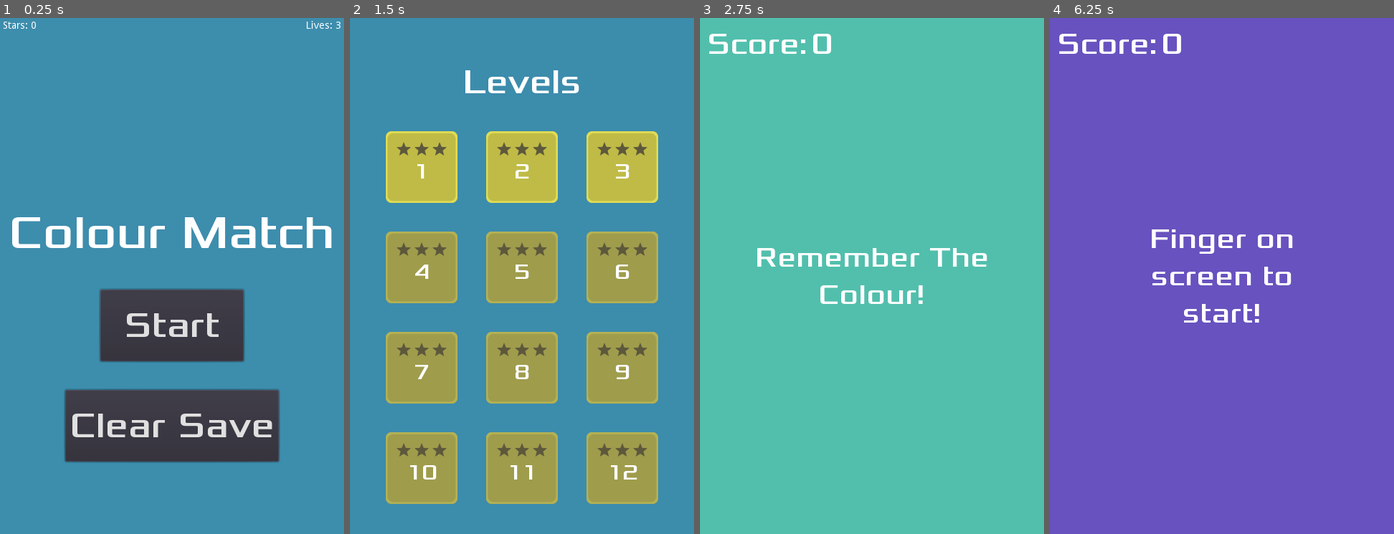
Above: before the commit, frames 1-4 (left to right).
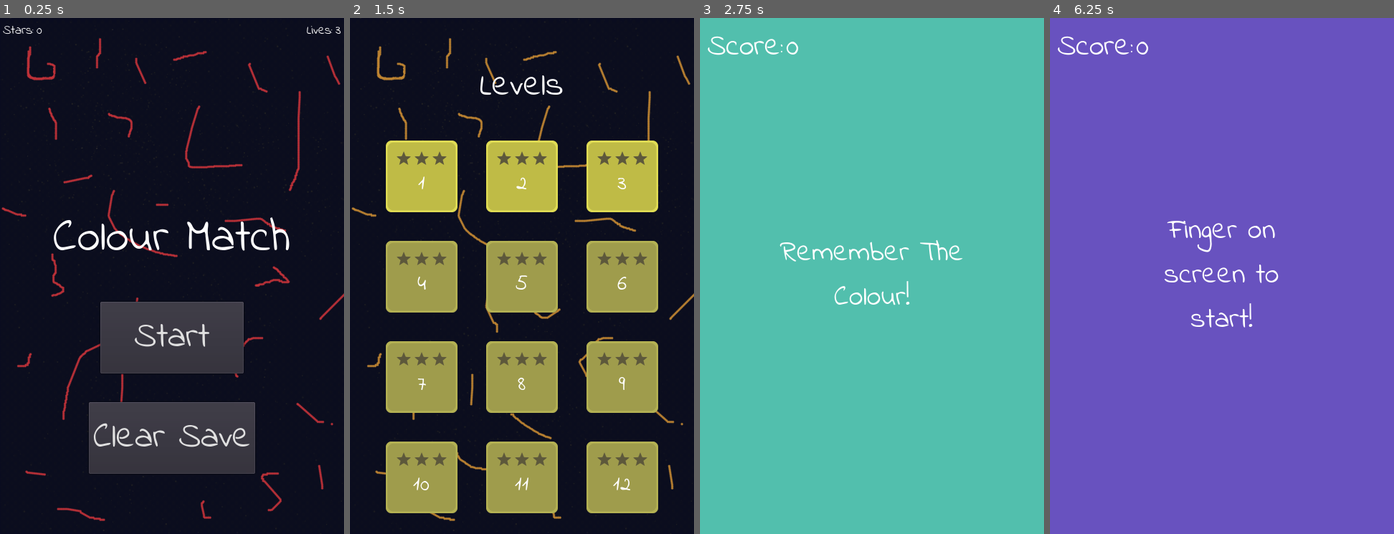
Above: after the commit, the same moments.

Repository: JBonser/colour-match
Game: Godot game, scene res://Main.tscn
The game is run twice, just before and just after one commit, with the same random seed, the same clock (stepped at 60 frames per second) and the same inputs.
Inputs (mouse positions are in pixels of both pictures, inside the frame that each line leads up to; where the layout moved, square brackets give the same spot in the first picture):
- Up to frame 1 (0.25 s): no input
- Up to frame 2 (1.5 s): click "Clear Save" at 0.5 s; click "Start" at 1.25 s
- Up to frame 3 (2.75 s): click (772, 177) [772, 167] at 2 s
- Up to frame 4 (6.25 s): tap Enter at 2.75, 4.25, 5.75 s; move the mouse to (1297, 250) at 2.77 s; click (1297, 250) at 2.85 s; tap Space at 3.5, 5 s; move the mouse to (1153, 301) at 3.52 s; click (1153, 301) at 3.6 s; move the mouse to (1256, 162) at 4.27 s; click (1256, 162) at 4.35 s; move the mouse to (1204, 379) at 5.02 s; click (1204, 379) at 5.1 s; move the mouse to (1325, 353) at 5.77 s; click (1325, 353) at 5.85 s

The runs differ from the first frame. In frame 1, 91% of the frame differs, in the area x 0-100%, y 0-100%; in frame 2, 75%; in frame 3, 2.4%; in frame 4, 2.6%.

Commit message:
Added new font and UI Background

Diff:
--- a/Collectable.tscn
+++ b/Collectable.tscn
@@ -62,7 +62,7 @@
 custom_solver_bias = 0.0
 radius = 10.0
 
-[node name="Collectable" type="Area2D" index="0"]
+[node name="Collectable" type="Area2D"]
 
 input_pickable = true
 gravity_vec = Vector2( 0, 1 )
--- /dev/null
+++ b/ColourChangeBackground.gd
@@ -0,0 +1,12 @@
+extends ColorRect
+
+export(float) var speed = 0.04
+
+func _ready():
+	randomize()
+	self.color.h = rand_range(0,1)
+
+func _process(delta):
+    self.color.h += delta * speed
+    if self.color.h > 1.0:
+        self.color.h - 1.0
--- /dev/null
+++ b/ColourChangeBackground.tscn
@@ -0,0 +1,37 @@
+[gd_scene load_steps=3 format=2]
+
+[ext_resource path="res://ColourChangeBackground.gd" type="Script" id=1]
+[ext_resource path="res://artwork/title_bg.png" type="Texture" id=2]
+
+[node name="ColourChangeBackground" type="ColorRect"]
+
+anchor_left = 0.0
+anchor_top = 0.0
+anchor_right = 1.0
+anchor_bottom = 1.0
+rect_pivot_offset = Vector2( 0, 0 )
+rect_clip_content = false
+mouse_filter = 0
+mouse_default_cursor_shape = 0
+size_flags_horizontal = 1
+size_flags_vertical = 1
+color = Color( 0.753906, 0.194366, 0.194366, 1 )
+script = ExtResource( 1 )
+speed = 0.04
+
+[node name="Background" type="TextureRect" parent="." index="0"]
+
+anchor_left = 0.0
+anchor_top = 0.0
+anchor_right = 1.0
+anchor_bottom = 1.0
+rect_pivot_offset = Vector2( 0, 0 )
+rect_clip_content = false
+mouse_filter = 1
+mouse_default_cursor_shape = 0
+size_flags_horizontal = 3
+size_flags_vertical = 3
+texture = ExtResource( 2 )
+expand = true
+stretch_mode = 0
+_sections_unfolded = [ "Size Flags" ]
--- a/HUD.tscn
+++ b/HUD.tscn
@@ -1,6 +1,6 @@
 [gd_scene load_steps=3 format=2]
 
-[ext_resource path="res://fonts/Xolonium-Regular.ttf" type="DynamicFontData" id=1]
+[ext_resource path="res://fonts/Indie_Flower/IndieFlower.ttf" type="DynamicFontData" id=1]
 
 [sub_resource type="DynamicFont" id=1]
 
@@ -10,8 +10,9 @@
 font_data = ExtResource( 1 )
 _sections_unfolded = [ "Extra Spacing", "Font", "Settings" ]
 
-[node name="HUD" type="MarginContainer" index="0"]
+[node name="HUD" type="MarginContainer"]
 
+editor/display_folded = true
 anchor_left = 0.0
 anchor_top = 0.0
 anchor_right = 0.0
@@ -36,8 +37,8 @@
 anchor_bottom = 0.0
 margin_left = 10.0
 margin_top = 10.0
-margin_right = 185.0
-margin_bottom = 62.0
+margin_right = 138.0
+margin_bottom = 72.0
 rect_pivot_offset = Vector2( 0, 0 )
 rect_clip_content = false
 mouse_filter = 1
@@ -53,8 +54,8 @@
 anchor_top = 0.0
 anchor_right = 0.0
 anchor_bottom = 0.0
-margin_right = 141.0
-margin_bottom = 52.0
+margin_right = 106.0
+margin_bottom = 62.0
 rect_pivot_offset = Vector2( 0, 0 )
 rect_clip_content = false
 mouse_filter = 2
@@ -74,9 +75,9 @@
 anchor_top = 0.0
 anchor_right = 0.0
 anchor_bottom = 0.0
-margin_left = 145.0
-margin_right = 175.0
-margin_bottom = 52.0
+margin_left = 110.0
+margin_right = 128.0
+margin_bottom = 62.0
 rect_pivot_offset = Vector2( 0, 0 )
 rect_clip_content = false
 mouse_filter = 2
--- a/Level.tscn
+++ b/Level.tscn
@@ -1,14 +1,12 @@
 [gd_scene load_steps=6 format=2]
 
 [ext_resource path="res://Level.gd" type="Script" id=1]
-[ext_resource path="res://fonts/Xolonium-Regular.ttf" type="DynamicFontData" id=2]
+[ext_resource path="res://fonts/Indie_Flower/IndieFlower.ttf" type="DynamicFontData" id=2]
 [ext_resource path="res://HUD.tscn" type="PackedScene" id=3]
 
 [sub_resource type="DynamicFont" id=1]
 
 size = 40
-outline_size = 0
-outline_color = Color( 1, 1, 1, 1 )
 use_mipmaps = false
 use_filter = true
 font_data = ExtResource( 2 )
@@ -22,12 +20,14 @@
 }
 
 [node name="Level" type="Node"]
+
 pause_mode = 1
 script = ExtResource( 1 )
 _sections_unfolded = [ "Pause", "Transform", "Visibility" ]
 LevelColour = Color( 0.32549, 0.752941, 0.682353, 1 )
 
-[node name="LevelBackground" type="ColorRect" parent="."]
+[node name="LevelBackground" type="ColorRect" parent="." index="0"]
+
 anchor_left = 0.0
 anchor_top = 0.0
 anchor_right = 1.0
@@ -44,13 +44,15 @@
 "_edit_lock_": true
 }
 
-[node name="ColourShowTimer" type="Timer" parent="."]
+[node name="ColourShowTimer" type="Timer" parent="." index="1"]
+
 process_mode = 1
 wait_time = 4.0
 one_shot = true
 autostart = false
 
-[node name="MessageLabel" type="Label" parent="."]
+[node name="MessageLabel" type="Label" parent="." index="2"]
+
 anchor_left = 0.5
 anchor_top = 0.5
 anchor_right = 0.5
@@ -78,19 +80,21 @@
 "_edit_lock_": true
 }
 
-[node name="HUD" parent="." instance=ExtResource( 3 )]
+[node name="HUD" parent="." index="3" instance=ExtResource( 3 )]
+
 margin_right = 195.0
 margin_bottom = 72.0
 
-[node name="CollectablePath" type="Path2D" parent="."]
-editor/display_folded = true
+[node name="CollectablePath" type="Path2D" parent="." index="4"]
+
 self_modulate = Color( 0.5, 0.6, 1, 0.7 )
-position = Vector2( 3.8147e-06, 2 )
+position = Vector2( 3.8147e-006, 2 )
 scale = Vector2( 1, 0.966667 )
 curve = SubResource( 2 )
 _sections_unfolded = [ "Transform" ]
 
-[node name="CollectableSpawnLocation" type="PathFollow2D" parent="CollectablePath"]
+[node name="CollectableSpawnLocation" type="PathFollow2D" parent="CollectablePath" index="0"]
+
 position = Vector2( 420, 91.0345 )
 rotation = 1.5708
 offset = 0.0
@@ -101,11 +105,13 @@
 loop = true
 lookahead = 4.0
 
-[node name="CollectableTimer" type="Timer" parent="."]
+[node name="CollectableTimer" type="Timer" parent="." index="5"]
+
 process_mode = 1
 wait_time = 2.0
 one_shot = false
 autostart = false
 
 [connection signal="timeout" from="ColourShowTimer" to="." method="_on_ColourShowTimer_timeout"]
+
 [connection signal="timeout" from="CollectableTimer" to="." method="_on_CollectableTimer_timeout"]
--- a/LevelButton.tscn
+++ b/LevelButton.tscn
@@ -4,19 +4,18 @@
 [ext_resource path="res://artwork/level_button_disabled.png" type="Texture" id=2]
 [ext_resource path="res://LevelButton.gd" type="Script" id=3]
 [ext_resource path="res://artwork/star_empty_small.png" type="Texture" id=4]
-[ext_resource path="res://fonts/Xolonium-Regular.ttf" type="DynamicFontData" id=5]
+[ext_resource path="res://fonts/Indie_Flower/IndieFlower.ttf" type="DynamicFontData" id=5]
 
 [sub_resource type="DynamicFont" id=1]
 
 size = 30
-outline_size = 0
-outline_color = Color( 1, 1, 1, 1 )
 use_mipmaps = false
 use_filter = true
 font_data = ExtResource( 5 )
 _sections_unfolded = [ "Font", "Settings" ]
 
 [node name="LevelButton" type="TextureButton"]
+
 anchor_left = 0.0
 anchor_top = 0.0
 anchor_right = 0.0
@@ -45,8 +44,8 @@
 LevelStar3Score = 0
 Number = "0"
 
-[node name="MarginContainer" type="MarginContainer" parent="."]
-editor/display_folded = true
+[node name="MarginContainer" type="MarginContainer" parent="." index="0"]
+
 anchor_left = 0.0
 anchor_top = 0.0
 anchor_right = 1.0
@@ -63,8 +62,8 @@
 custom_constants/margin_bottom = 5
 _sections_unfolded = [ "Mouse", "custom_constants" ]
 
-[node name="VBoxContainer" type="VBoxContainer" parent="MarginContainer"]
-editor/display_folded = true
+[node name="VBoxContainer" type="VBoxContainer" parent="MarginContainer" index="0"]
+
 anchor_left = 0.0
 anchor_top = 0.0
 anchor_right = 0.0
@@ -81,7 +80,8 @@
 size_flags_vertical = 1
 alignment = 0
 
-[node name="Stars" type="HBoxContainer" parent="MarginContainer/VBoxContainer"]
+[node name="Stars" type="HBoxContainer" parent="MarginContainer/VBoxContainer" index="0"]
+
 editor/display_folded = true
 anchor_left = 0.0
 anchor_top = 0.0
@@ -99,7 +99,8 @@
 alignment = 1
 _sections_unfolded = [ "Margin", "Rect", "Size Flags", "custom_constants" ]
 
-[node name="Star1" type="TextureRect" parent="MarginContainer/VBoxContainer/Stars"]
+[node name="Star1" type="TextureRect" parent="MarginContainer/VBoxContainer/Stars" index="0"]
+
 anchor_left = 0.0
 anchor_top = 0.0
 anchor_right = 0.0
@@ -117,7 +118,8 @@
 stretch_mode = 0
 _sections_unfolded = [ "Mouse", "Size Flags" ]
 
-[node name="Star2" type="TextureRect" parent="MarginContainer/VBoxContainer/Stars"]
+[node name="Star2" type="TextureRect" parent="MarginContainer/VBoxContainer/Stars" index="1"]
+
 anchor_left = 0.0
 anchor_top = 0.0
 anchor_right = 0.0
@@ -134,7 +136,8 @@
 texture = ExtResource( 4 )
 stretch_mode = 0
 
-[node name="Star3" type="TextureRect" parent="MarginContainer/VBoxContainer/Stars"]
+[node name="Star3" type="TextureRect" parent="MarginContainer/VBoxContainer/Stars" index="2"]
+
 anchor_left = 0.0
 anchor_top = 0.0
 anchor_right = 0.0
@@ -151,7 +154,8 @@
 texture = ExtResource( 4 )
 stretch_mode = 0
 
-[node name="LevelNumber" type="Label" parent="MarginContainer/VBoxContainer"]
+[node name="LevelNumber" type="Label" parent="MarginContainer/VBoxContainer" index="1"]
+
 anchor_left = 0.0
 anchor_top = 0.0
 anchor_right = 0.0
--- a/LevelScreen.tscn
+++ b/LevelScreen.tscn
@@ -1,35 +1,29 @@
-[gd_scene load_steps=4 format=2]
+[gd_scene load_steps=5 format=2]
 
-[ext_resource path="res://fonts/Xolonium-Regular.ttf" type="DynamicFontData" id=1]
-[ext_resource path="res://LevelButtonRow.tscn" type="PackedScene" id=2]
+[ext_resource path="res://ColourChangeBackground.tscn" type="PackedScene" id=1]
+[ext_resource path="res://fonts/Indie_Flower/IndieFlower.ttf" type="DynamicFontData" id=2]
+[ext_resource path="res://LevelButtonRow.tscn" type="PackedScene" id=3]
 
 [sub_resource type="DynamicFont" id=1]
 
 size = 48
-outline_size = 0
-outline_color = Color( 1, 1, 1, 1 )
 use_mipmaps = false
 use_filter = false
-font_data = ExtResource( 1 )
+font_data = ExtResource( 2 )
 _sections_unfolded = [ "Font", "Settings" ]
 
 [node name="LevelScreen" type="Node"]
+
 _sections_unfolded = [ "Transform", "Visibility", "Z Index" ]
 
-[node name="Background" type="ColorRect" parent="."]
-anchor_left = 0.0
-anchor_top = 0.0
-anchor_right = 1.0
-anchor_bottom = 1.0
-rect_pivot_offset = Vector2( 0, 0 )
-rect_clip_content = false
-mouse_filter = 0
-mouse_default_cursor_shape = 0
-size_flags_horizontal = 1
-size_flags_vertical = 1
-color = Color( 0.239216, 0.552941, 0.678431, 1 )
+[node name="ColourChangeBackground" parent="." index="0" instance=ExtResource( 1 )]
 
-[node name="MarginContainer" type="MarginContainer" parent="."]
+size_flags_horizontal = 3
+size_flags_vertical = 3
+_sections_unfolded = [ "Size Flags" ]
+
+[node name="MarginContainer" type="MarginContainer" parent="." index="1"]
+
 anchor_left = 0.0
 anchor_top = 0.0
 anchor_right = 1.0
@@ -46,15 +40,16 @@
 custom_constants/margin_bottom = 20
 _sections_unfolded = [ "Anchor", "Margin", "Material", "Mouse", "Rect", "Size Flags", "Visibility", "custom_constants" ]
 
-[node name="VBoxContainer" type="VBoxContainer" parent="MarginContainer"]
+[node name="VBoxContainer" type="VBoxContainer" parent="MarginContainer" index="0"]
+
 anchor_left = 0.0
 anchor_top = 0.0
 anchor_right = 0.0
 anchor_bottom = 0.0
 margin_left = 20.0
 margin_top = 60.0
-margin_right = 460.0
-margin_bottom = 700.0
+margin_right = 940.0
+margin_bottom = 1420.0
 rect_pivot_offset = Vector2( 0, 0 )
 rect_clip_content = false
 mouse_filter = 1
@@ -65,13 +60,14 @@
 alignment = 0
 _sections_unfolded = [ "Mouse", "custom_constants" ]
 
-[node name="LevelsLabel" type="Label" parent="MarginContainer/VBoxContainer"]
+[node name="LevelsLabel" type="Label" parent="MarginContainer/VBoxContainer" index="0"]
+
 anchor_left = 0.0
 anchor_top = 0.0
 anchor_right = 0.0
 anchor_bottom = 0.0
-margin_right = 440.0
-margin_bottom = 58.0
+margin_right = 920.0
+margin_bottom = 71.0
 rect_pivot_offset = Vector2( 0, 0 )
 rect_clip_content = false
 mouse_filter = 2
@@ -87,29 +83,33 @@
 max_lines_visible = -1
 _sections_unfolded = [ "custom_constants", "custom_fonts" ]
 
-[node name="RowLevels1" parent="MarginContainer/VBoxContainer" instance=ExtResource( 2 )]
+[node name="RowLevels1" parent="MarginContainer/VBoxContainer" index="1" instance=ExtResource( 3 )]
+
 anchor_right = 0.0
-margin_top = 98.0
-margin_right = 440.0
-margin_bottom = 98.0
+margin_top = 111.0
+margin_right = 920.0
+margin_bottom = 111.0
 
-[node name="RowLevels2" parent="MarginContainer/VBoxContainer" instance=ExtResource( 2 )]
+[node name="RowLevels2" parent="MarginContainer/VBoxContainer" index="2" instance=ExtResource( 3 )]
+
 anchor_right = 0.0
-margin_top = 138.0
-margin_right = 440.0
-margin_bottom = 138.0
+margin_top = 151.0
+margin_right = 920.0
+margin_bottom = 151.0
 starting_level_number = 4
 
-[node name="RowLevels3" parent="MarginContainer/VBoxContainer" instance=ExtResource( 2 )]
+[node name="RowLevels3" parent="MarginContainer/VBoxContainer" index="3" instance=ExtResource( 3 )]
+
 anchor_right = 0.0
-margin_top = 178.0
-margin_right = 440.0
-margin_bottom = 178.0
+margin_top = 191.0
+margin_right = 920.0
+margin_bottom = 191.0
 starting_level_number = 7
 
-[node name="RowLevels4" parent="MarginContainer/VBoxContainer" instance=ExtResource( 2 )]
+[node name="RowLevels4" parent="MarginContainer/VBoxContainer" index="4" instance=ExtResource( 3 )]
+
 anchor_right = 0.0
-margin_top = 218.0
-margin_right = 440.0
-margin_bottom = 218.0
+margin_top = 231.0
+margin_right = 920.0
+margin_bottom = 231.0
 starting_level_number = 10
--- a/Main.tscn
+++ b/Main.tscn
@@ -1,49 +1,41 @@
-[gd_scene load_steps=6 format=2]
+[gd_scene load_steps=7 format=2]
 
 [ext_resource path="res://Main.gd" type="Script" id=1]
-[ext_resource path="res://StatsBar.tscn" type="PackedScene" id=2]
-[ext_resource path="res://fonts/Xolonium-Regular.ttf" type="DynamicFontData" id=3]
+[ext_resource path="res://ColourChangeBackground.tscn" type="PackedScene" id=2]
+[ext_resource path="res://StatsBar.tscn" type="PackedScene" id=3]
+[ext_resource path="res://fonts/Indie_Flower/IndieFlower.ttf" type="DynamicFontData" id=4]
 
 [sub_resource type="DynamicFont" id=1]
 
 size = 65
-outline_size = 0
-outline_color = Color( 1, 1, 1, 1 )
 use_mipmaps = false
 use_filter = false
-font_data = ExtResource( 3 )
+font_data = ExtResource( 4 )
 _sections_unfolded = [ "Extra Spacing", "Font", "Settings" ]
 
 [sub_resource type="DynamicFont" id=2]
 
 size = 50
-outline_size = 0
-outline_color = Color( 1, 1, 1, 1 )
 use_mipmaps = false
 use_filter = false
-font_data = ExtResource( 3 )
+font_data = ExtResource( 4 )
 _sections_unfolded = [ "Font", "Settings" ]
 
-[node name="Main" type="Node"]
+[node name="Main" type="Node" index="0"]
+
 script = ExtResource( 1 )
 
-[node name="Background" type="ColorRect" parent="."]
-anchor_left = 0.0
-anchor_top = 0.0
-anchor_right = 1.0
-anchor_bottom = 1.0
-rect_pivot_offset = Vector2( 0, 0 )
-rect_clip_content = false
-mouse_filter = 0
-mouse_default_cursor_shape = 0
-size_flags_horizontal = 1
-size_flags_vertical = 1
-color = Color( 0.241608, 0.556478, 0.679688, 1 )
-_sections_unfolded = [ "Anchor", "Margin", "Rect", "Size Flags" ]
+[node name="ColourChangeBackground" parent="." index="0" instance=ExtResource( 2 )]
 
-[node name="StatsBar" parent="." instance=ExtResource( 2 )]
+editor/display_folded = true
 
-[node name="VBoxContainer" type="VBoxContainer" parent="."]
+[node name="StatsBar" parent="." index="1" instance=ExtResource( 3 )]
+
+margin_bottom = 22.0
+
+[node name="VBoxContainer" type="VBoxContainer" parent="." index="2"]
+
+editor/display_folded = true
 anchor_left = 0.0
 anchor_top = 0.0
 anchor_right = 1.0
@@ -59,13 +51,14 @@
 alignment = 0
 _sections_unfolded = [ "custom_constants" ]
 
-[node name="Title" type="Label" parent="VBoxContainer"]
+[node name="Title" type="Label" parent="VBoxContainer" index="0"]
+
 anchor_left = 0.0
 anchor_top = 0.0
 anchor_right = 0.0
 anchor_bottom = 0.0
 margin_right = 480.0
-margin_bottom = 79.0
+margin_bottom = 96.0
 rect_pivot_offset = Vector2( 0, 0 )
 rect_clip_content = false
 mouse_filter = 2
@@ -81,15 +74,16 @@
 max_lines_visible = -1
 _sections_unfolded = [ "custom_fonts" ]
 
-[node name="StartButton" type="Button" parent="VBoxContainer"]
+[node name="StartButton" type="Button" parent="VBoxContainer" index="1"]
+
 anchor_left = 0.0
 anchor_top = 0.0
 anchor_right = 0.0
 anchor_bottom = 0.0
 margin_left = 140.0
-margin_top = 119.0
+margin_top = 136.0
 margin_right = 340.0
-margin_bottom = 219.0
+margin_bottom = 236.0
 rect_min_size = Vector2( 200, 100 )
 rect_pivot_offset = Vector2( 0, 0 )
 rect_clip_content = false
@@ -108,15 +102,16 @@
 align = 1
 _sections_unfolded = [ "Margin", "Size Flags", "custom_fonts" ]
 
-[node name="ClearSaveButton" type="Button" parent="VBoxContainer"]
+[node name="ClearSaveButton" type="Button" parent="VBoxContainer" index="2"]
+
 anchor_left = 0.0
 anchor_top = 0.0
 anchor_right = 0.0
 anchor_bottom = 0.0
-margin_left = 91.0
-margin_top = 259.0
-margin_right = 389.0
-margin_bottom = 359.0
+margin_left = 124.0
+margin_top = 276.0
+margin_right = 356.0
+margin_bottom = 376.0
 rect_min_size = Vector2( 200, 100 )
 rect_pivot_offset = Vector2( 0, 0 )
 rect_clip_content = false
@@ -136,4 +131,8 @@
 _sections_unfolded = [ "Margin", "Size Flags", "custom_fonts" ]
 
 [connection signal="pressed" from="VBoxContainer/StartButton" to="." method="_on_StartButton_pressed"]
+
 [connection signal="pressed" from="VBoxContainer/ClearSaveButton" to="." method="_on_ClearSaveButton_pressed"]
+
+
+[editable path="ColourChangeBackground"]
--- a/ScoreScreen.tscn
+++ b/ScoreScreen.tscn
@@ -2,7 +2,7 @@
 
 [ext_resource path="res://ScoreScreen.gd" type="Script" id=1]
 [ext_resource path="res://artwork/star_empty.png" type="Texture" id=2]
-[ext_resource path="res://fonts/Xolonium-Regular.ttf" type="DynamicFontData" id=3]
+[ext_resource path="res://fonts/Indie_Flower/IndieFlower.ttf" type="DynamicFontData" id=3]
 
 [sub_resource type="DynamicFont" id=1]
 
--- a/StatsBar.tscn
+++ b/StatsBar.tscn
@@ -1,6 +1,39 @@
-[gd_scene load_steps=2 format=2]
+[gd_scene load_steps=7 format=2]
 
 [ext_resource path="res://StatsBar.gd" type="Script" id=1]
+[ext_resource path="res://fonts/Indie_Flower/IndieFlower.ttf" type="DynamicFontData" id=2]
+
+[sub_resource type="DynamicFont" id=1]
+
+size = 18
+use_mipmaps = false
+use_filter = true
+font_data = ExtResource( 2 )
+_sections_unfolded = [ "Font", "Font/fallback", "Settings" ]
+
+[sub_resource type="DynamicFont" id=2]
+
+size = 18
+use_mipmaps = false
+use_filter = true
+font_data = ExtResource( 2 )
+_sections_unfolded = [ "Font", "Settings" ]
+
+[sub_resource type="DynamicFont" id=3]
+
+size = 18
+use_mipmaps = false
+use_filter = false
+font_data = ExtResource( 2 )
+_sections_unfolded = [ "Font" ]
+
+[sub_resource type="DynamicFont" id=4]
+
+size = 18
+use_mipmaps = false
+use_filter = true
+font_data = ExtResource( 2 )
+_sections_unfolded = [ "Font", "Settings" ]
 
 [node name="StatsBar" type="MarginContainer"]
 
@@ -20,11 +53,9 @@
 custom_constants/margin_left = 4
 custom_constants/margin_bottom = 4
 script = ExtResource( 1 )
-_sections_unfolded = [ "custom_constants" ]
 
 [node name="VBoxContainer" type="HBoxContainer" parent="." index="0"]
 
-editor/display_folded = true
 anchor_left = 0.0
 anchor_top = 0.0
 anchor_right = 0.0
@@ -32,7 +63,7 @@
 margin_left = 4.0
 margin_top = 4.0
 margin_right = 476.0
-margin_bottom = 18.0
+margin_bottom = 40.0
 rect_pivot_offset = Vector2( 0, 0 )
 rect_clip_content = false
 mouse_filter = 1
@@ -48,18 +79,21 @@
 anchor_top = 0.0
 anchor_right = 0.0
 anchor_bottom = 0.0
-margin_right = 35.0
-margin_bottom = 14.0
+margin_top = 4.0
+margin_right = 43.0
+margin_bottom = 31.0
 rect_pivot_offset = Vector2( 0, 0 )
 rect_clip_content = false
 mouse_filter = 2
 mouse_default_cursor_shape = 0
 size_flags_horizontal = 1
 size_flags_vertical = 4
+custom_fonts/font = SubResource( 1 )
 text = "Stars:"
 percent_visible = 1.0
 lines_skipped = 0
 max_lines_visible = -1
+_sections_unfolded = [ "Size Flags", "custom_fonts" ]
 
 [node name="StarValue" type="Label" parent="VBoxContainer" index="1"]
 
@@ -67,19 +101,22 @@
 anchor_top = 0.0
 anchor_right = 0.0
 anchor_bottom = 0.0
-margin_left = 39.0
-margin_right = 47.0
-margin_bottom = 14.0
+margin_left = 47.0
+margin_top = 4.0
+margin_right = 55.0
+margin_bottom = 31.0
 rect_pivot_offset = Vector2( 0, 0 )
 rect_clip_content = false
 mouse_filter = 2
 mouse_default_cursor_shape = 0
 size_flags_horizontal = 1
 size_flags_vertical = 4
+custom_fonts/font = SubResource( 2 )
 text = "0"
 percent_visible = 1.0
 lines_skipped = 0
 max_lines_visible = -1
+_sections_unfolded = [ "custom_fonts" ]
 
 [node name="LivesLabel" type="Label" parent="VBoxContainer" index="2"]
 
@@ -87,21 +124,23 @@
 anchor_top = 0.0
 anchor_right = 0.0
 anchor_bottom = 0.0
-margin_left = 51.0
+margin_left = 59.0
+margin_top = 4.0
 margin_right = 460.0
-margin_bottom = 14.0
+margin_bottom = 31.0
 rect_pivot_offset = Vector2( 0, 0 )
 rect_clip_content = false
 mouse_filter = 2
 mouse_default_cursor_shape = 0
 size_flags_horizontal = 3
 size_flags_vertical = 4
+custom_fonts/font = SubResource( 3 )
 text = "Lives:"
 align = 2
 percent_visible = 1.0
 lines_skipped = 0
 max_lines_visible = -1
-_sections_unfolded = [ "Size Flags", "custom_constants" ]
+_sections_unfolded = [ "Size Flags", "custom_constants", "custom_fonts" ]
 
 [node name="LivesValue" type="Label" parent="VBoxContainer" index="3"]
 
@@ -110,16 +149,19 @@
 anchor_right = 0.0
 anchor_bottom = 0.0
 margin_left = 464.0
+margin_top = 4.0
 margin_right = 472.0
-margin_bottom = 14.0
+margin_bottom = 31.0
 rect_pivot_offset = Vector2( 0, 0 )
 rect_clip_content = false
 mouse_filter = 2
 mouse_default_cursor_shape = 0
 size_flags_horizontal = 1
 size_flags_vertical = 4
+custom_fonts/font = SubResource( 4 )
 text = "3"
 align = 2
 percent_visible = 1.0
 lines_skipped = 0
 max_lines_visible = -1
+_sections_unfolded = [ "custom_fonts", "custom_styles" ]
Binary file added: artwork/title_bg.png
Not shown, added: artwork/title_bg.png.import
Not shown, removed: fonts/FONTLOG.txt
Binary file added: fonts/Indie_Flower/IndieFlower.ttf
Not shown, added: fonts/Indie_Flower/OFL.txt
Not shown, removed: fonts/LICENSE.txt
Binary file removed: fonts/Xolonium-Regular.ttf
Not shown, added: artwork/title_bg.kra
Not shown, changed: colourmatch.apk
